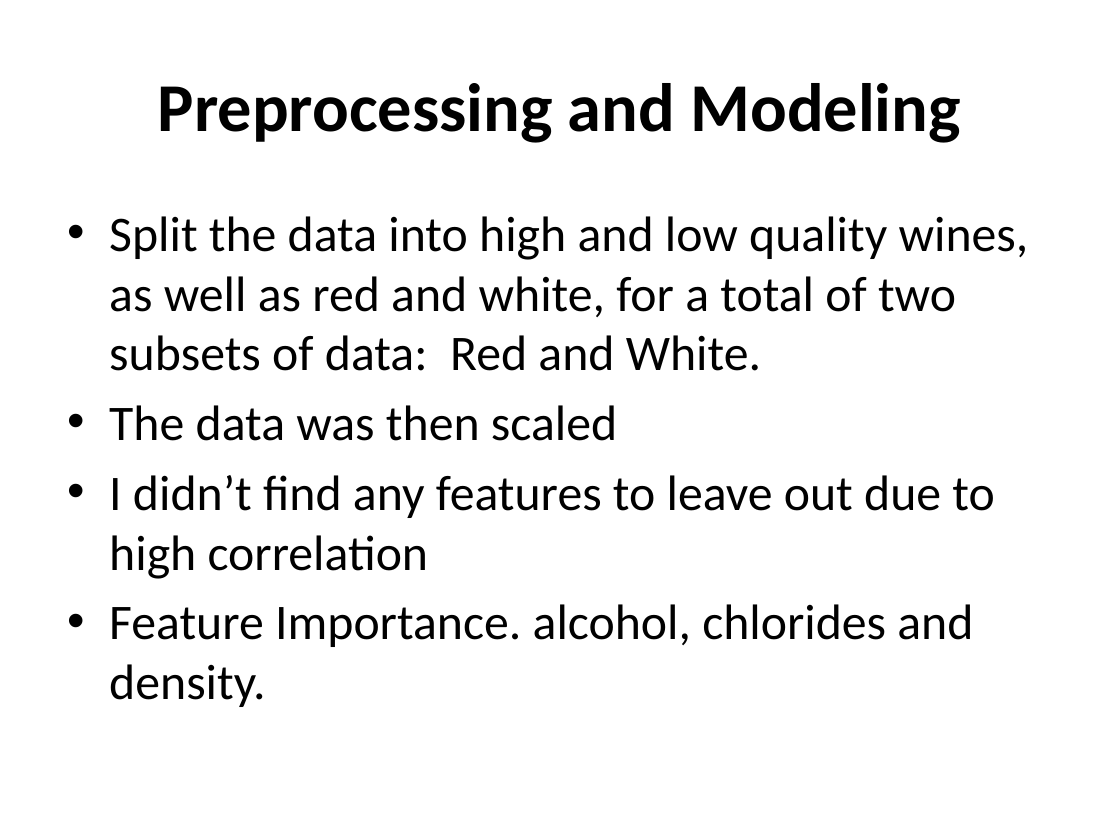
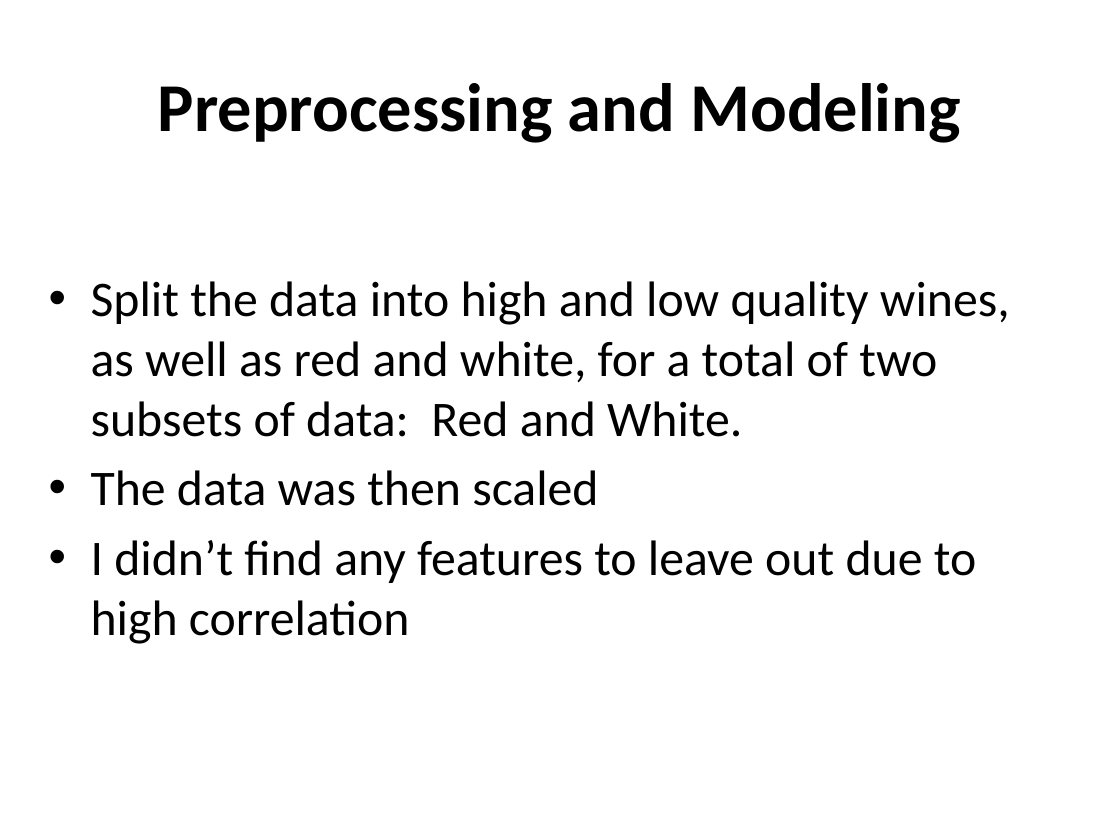
Before and after one commit to delwester/Springboard, a slide deck: slide 9 of Capstone2/Capstone2_FinalPres.pptx (slide 17 before the commit). Drawn at 1120x840 pixels with LibreOffice and Linux fonts; fonts in the diff are those of the drawing. Boxes give left, top, right and bottom in pixels: in the first picture for what was removed or moved away, otherwise in the second. Text is boxed around its words. In the diff, an @@ line names an element or a change of style, - is before the commit and + after.

```diff
--- a/Capstone2/Capstone2_FinalPres.pptx
+++ b/Capstone2/Capstone2_FinalPres.pptx
@@ text "Split the data into high ...": place and size @@
-text "Split the data into high ..." at <box>109,216,1029,707</box>
+text "Split the data into high ..." at <box>91,281,1010,644</box>
@@ text at <box>109,604,973,707</box>: paragraph removed @@
-• Feature Importance. alcohol, chlorides and density.
```
Also in this commit, not shown: 1 other slide changed, 5 slides added, 10 slides removed.
